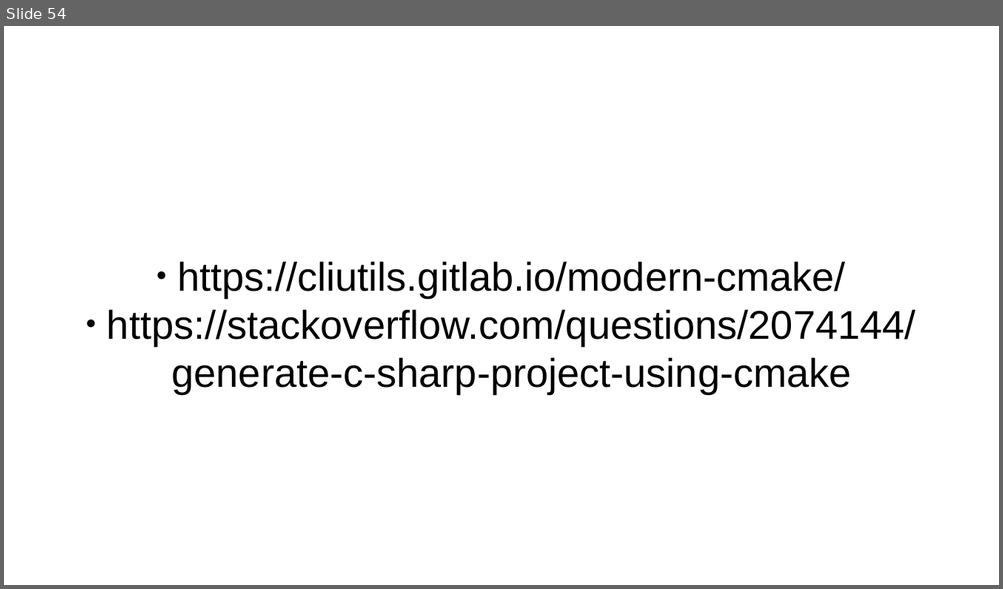
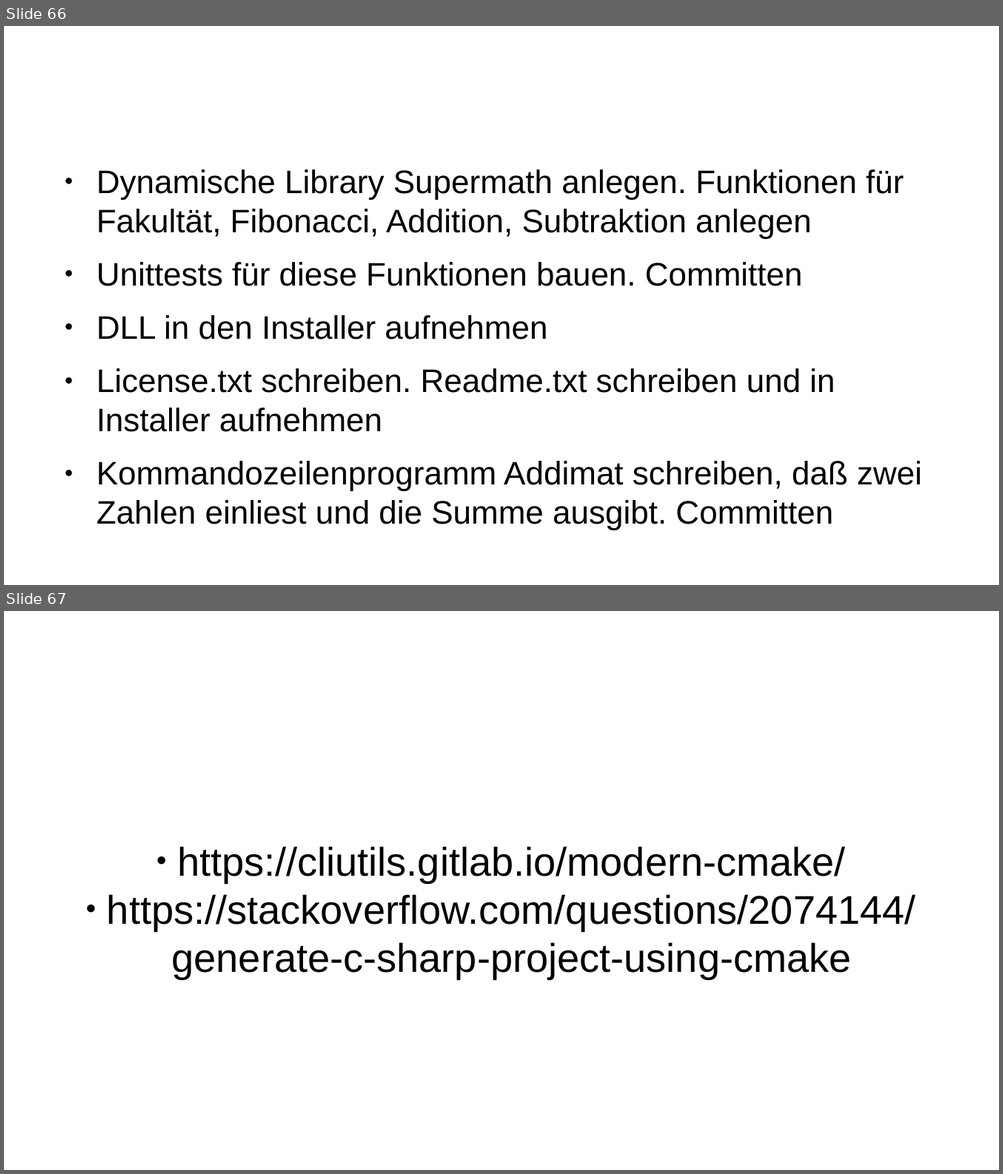
Before and after one commit to carstenkuckuk/CppUGBochum, a slide deck: doc/20180920_CppUGBochum_CI_Jenkins_CMake_GoogleTest.odp. Shown one above the other, each under a label of ours: slide 54 before the commit, slides 66 and 67 after it. The pictures are 1003x589 and 1003x1174 pixels, drawn with LibreOffice and Linux fonts; fonts in the diff are those of the drawing; background and template pictures are left out. Boxes give left, top, right and bottom in pixels: in the first picture for what was removed or moved away, otherwise in the second. Text is boxed around its words. In the diff, an @@ line names an element or a change of style, - is before the commit and + after.

```diff
--- a/doc/20180920_CppUGBochum_CI_Jenkins_CMake_GoogleTest.odp
+++ b/doc/20180920_CppUGBochum_CI_Jenkins_CMake_GoogleTest.odp
@@ slide 66 added at [4, 26, 999, 585], background #FFFFFF @@
@@ title added at [54, 47, 747, 140], 35.7 pt, text #FFFFFF @@
+Rudelhacken
@@ text added at [96, 170, 922, 531], 26 pt, text #000000 @@
+● Dynamische Library Supermath anlegen. Funktionen für Fakultät, Fibonacci, Addition, Subtraktion anlegen
+● Unittests für diese Funktionen bauen. Committen
+● DLL in den Installer aufnehmen
+● License.txt schreiben. Readme.txt schreiben und in Installer aufnehmen
+● Kommandozeilenprogramm Addimat schreiben, daß zwei Zahlen einliest und die Summe ausgibt. Committen
@@ what was slide 54 is now slide 67 @@
```
Also in this commit, not shown: 11 slides changed, 13 other slides added, 1 slide removed.
